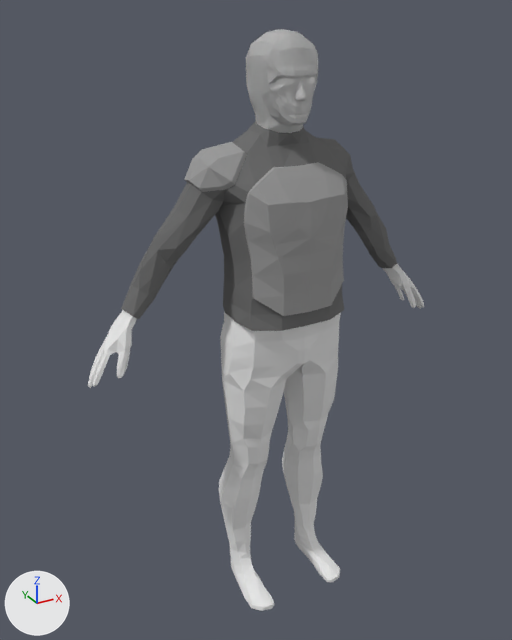
Two versions of the Blender file Blend Files/character.blend, one commit apart.
The view is the same before and after, from a 50 mm lens placed at (-1.004, -1.668, 1.795), pointed at (-0.057, 0.055, 0.934). The axes (+X, +Y, +Z) are drawn at lower left. The lights are the same throughout.

Objects in the first picture: 'Human.Male.006', 'Human.Male.010', 'Human.Male.011', 'Human.Male.012'.
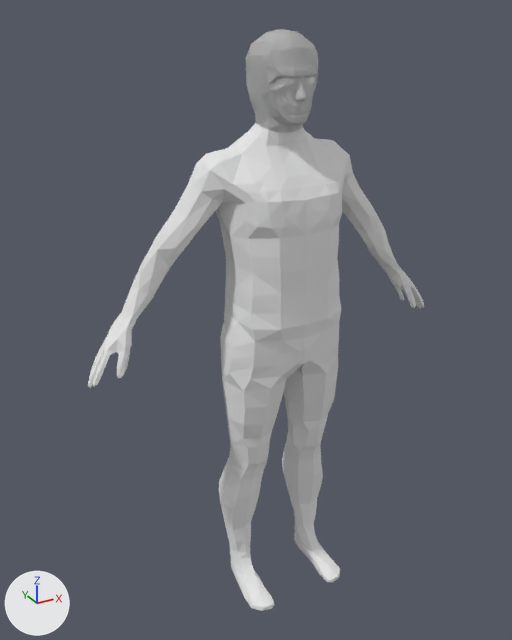
Where the change shows, as pixel boxes (x1, y1, x2, y2) in the pictures (512 x 640 px):
'Human.Male.010', hidden: before (121, 121, 397, 331)
'Human.Male.011', hidden: before (244, 162, 348, 316)
'Human.Male.012', hidden: before (184, 142, 247, 192)

The edits, one by one:
Object 'Human.Male.012' (ob_human_male_012) is now hidden.
Object 'Human.Male.011' (ob_human_male_011) is now hidden.
Object 'Human.Male.010' (ob_human_male_010) is now hidden.
